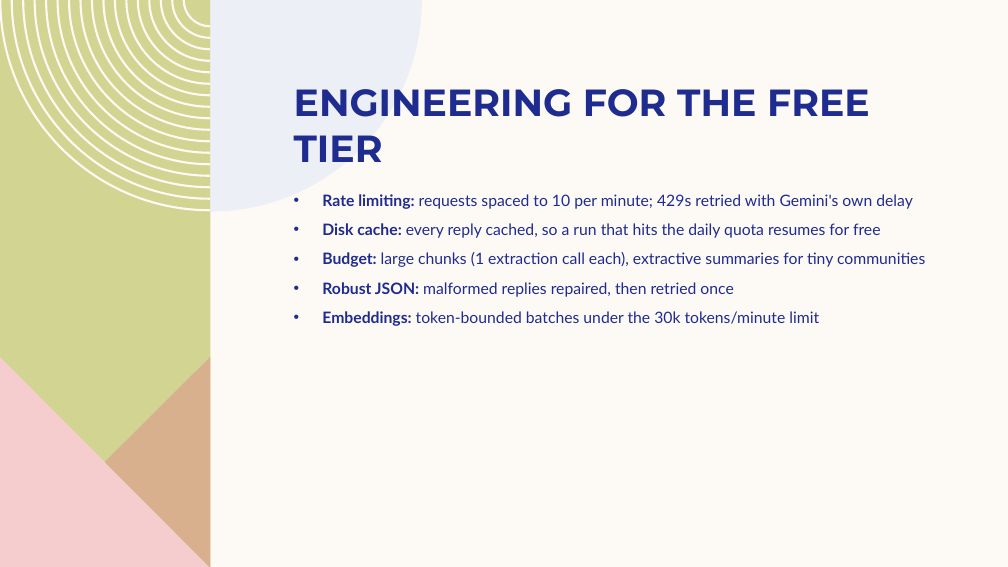
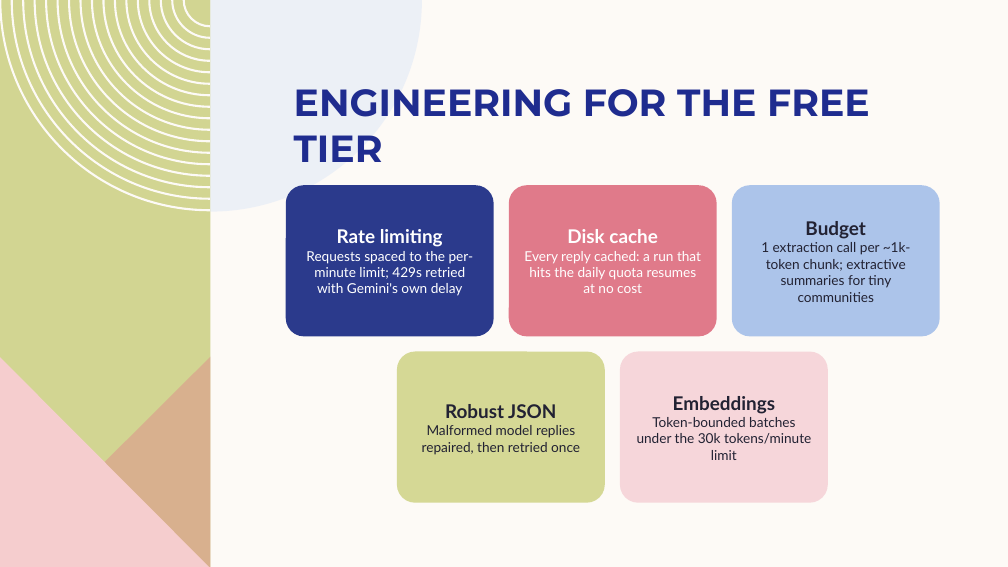
Before and after one commit to Kiki150804/sdm_proj, a slide deck: slide 9 of presentation/GraphRAG_final.pptx. Drawn at 1008x567 pixels with LibreOffice and Linux fonts; fonts in the diff are those of the drawing. Boxes give left, top, right and bottom in pixels: in the first picture for what was removed or moved away, otherwise in the second. Text is boxed around its words. In the diff, an @@ line names an element or a change of style, - is before the commit and + after.

```diff
--- a/presentation/GraphRAG_final.pptx
+++ b/presentation/GraphRAG_final.pptx
@@ rounded rectangle "Rate limiting": place and size @@
-rounded rectangle "Rate limiting" at bbox=[322, 194, 925, 326]
+rounded rectangle "Rate limiting" at bbox=[286, 185, 494, 337]
@@ rounded rectangle "Rate limiting" at bbox=[286, 185, 494, 337]: vertical alignment top to middle; fill none to #2B3A8C @@
@@ rounded rectangle added at bbox=[509, 185, 717, 337], fill #E07A8A, 13 pt, text #FFFFFF @@
+Disk cache
+Every reply cached: a run that hits the daily quota resumes at no cost
@@ rounded rectangle added at bbox=[732, 185, 940, 337], fill #ACC4EA, 13 pt, text #222233 @@
+Budget
+1 extraction call per ~1k-token chunk; extractive summaries for tiny communities
@@ text in rounded rectangle at bbox=[306, 229, 474, 296]: text changed; size 15 to 13 pt; text colour #1F2C8F to #FFFFFF @@
-• Rate limiting: requests spaced to 10 per minute; 429s retried with Gemini's own delay
-• Disk cache: every reply cached, so a run that hits the daily quota resumes for free
-• Budget: large chunks (1 extraction call each), extractive summaries for tiny communities
-• Robust JSON: malformed replies repaired, then retried once
-• Embeddings: token-bounded batches under the 30k tokens/minute limit
+Rate limiting
+Requests spaced to the per-minute limit; 429s retried with Gemini's own delay
@@ rounded rectangle added at bbox=[397, 352, 605, 503], fill #D5D895, 13 pt, text #222233 @@
+Robust JSON
+Malformed model replies repaired, then retried once
@@ rounded rectangle added at bbox=[620, 352, 828, 503], fill #F6D6DA, 13 pt, text #222233 @@
+Embeddings
+Token-bounded batches under the 30k tokens/minute limit
```
Also in this commit, not shown: 11 other slides changed, 4 slides added, 4 slides removed, 18 other files.
